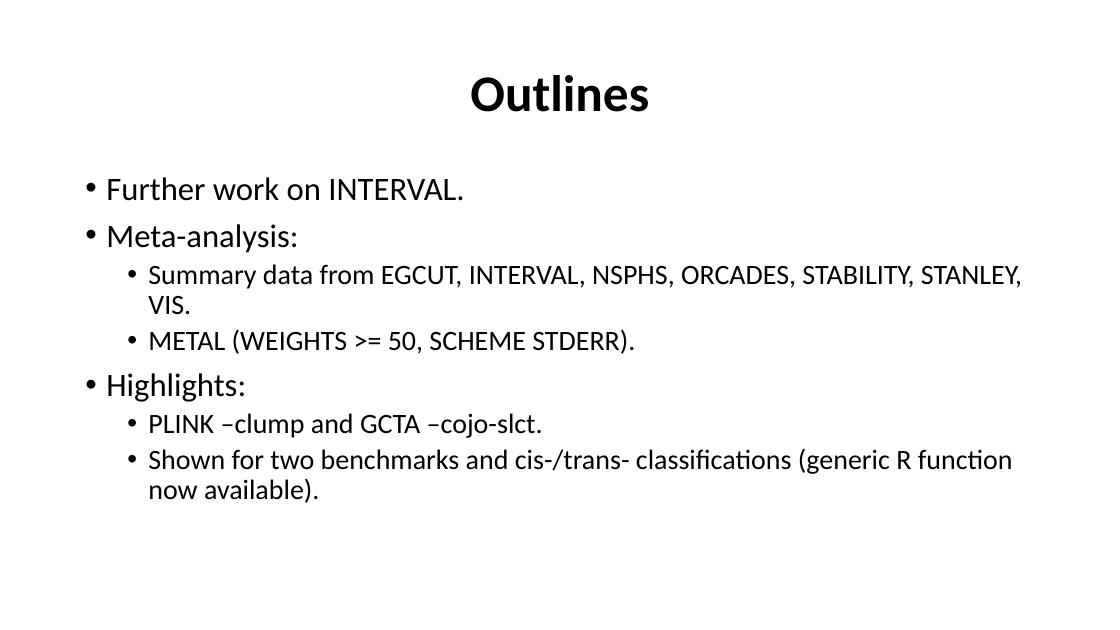
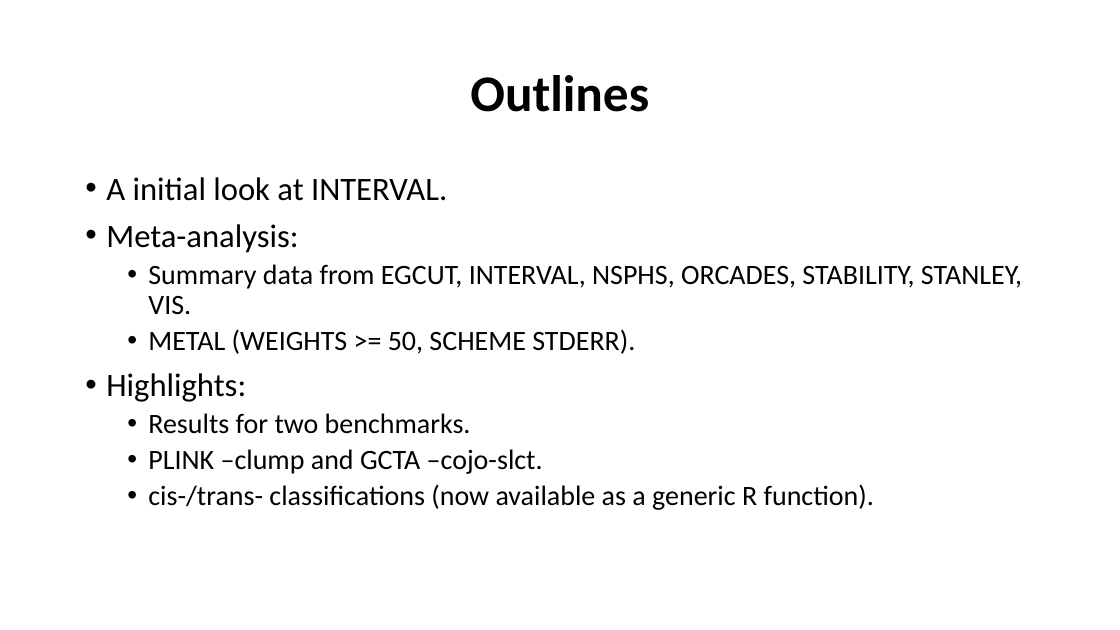
Before and after one commit to jinghuazhao/INF, a slide deck: slide 2 of doc/SCALLOP_INF1-291118.pptx. Drawn at 1120x630 pixels with LibreOffice and Linux fonts; fonts in the diff are those of the drawing. Boxes give left, top, right and bottom in pixels: in the first picture for what was removed or moved away, otherwise in the second. Text is boxed around its words. In the diff, an @@ line names an element or a change of style, - is before the commit and + after.

```diff
--- a/doc/SCALLOP_INF1-291118.pptx
+++ b/doc/SCALLOP_INF1-291118.pptx
@@ text at (106,177,447,201): text changed @@
-• Further work on INTERVAL.
+• A initial look at INTERVAL.
@@ text at (148,413,471,434): paragraph added @@
+  • Results for two benchmarks.
@@ text at (148,484,874,510): text changed @@
-  • Shown for two benchmarks and cis-/trans- classifications (generic R function now available).
+  • cis-/trans- classifications (now available as a generic R function).
```
Also in this commit, not shown: 3 other slides changed.
